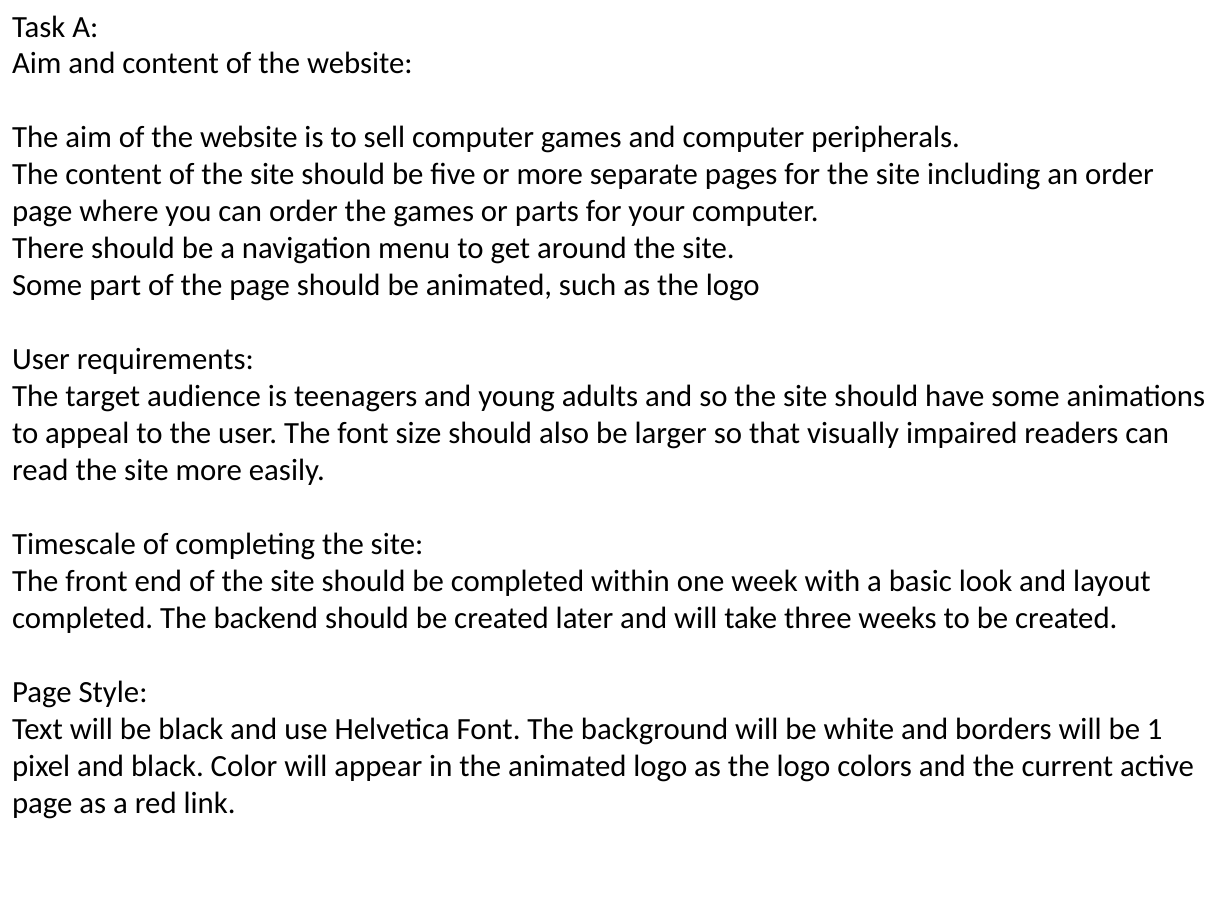
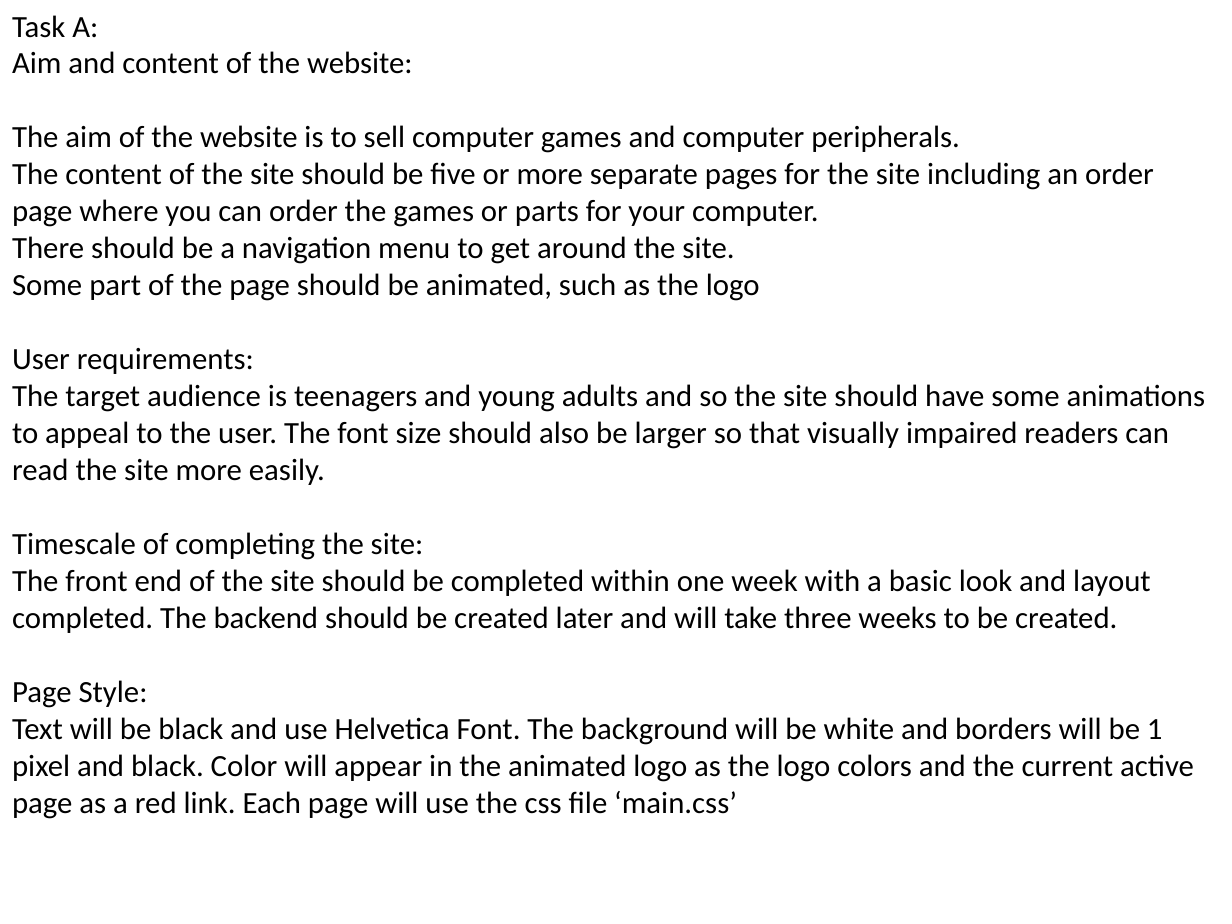
Before and after one commit to Alex139602/html_assessment, a slide deck: slide 1 of assessment_presentation.pptx. Drawn at 1232x924 pixels with LibreOffice and Linux fonts; fonts in the diff are those of the drawing. Boxes give left, top, right and bottom in pixels: in the first picture for what was removed or moved away, otherwise in the second. Text is boxed around its words. In the diff, an @@ line names an element or a change of style, - is before the commit and + after.

```diff
--- a/assessment_presentation.pptx
+++ b/assessment_presentation.pptx
@@ text at (12, 717, 1194, 819): text changed @@
-Text will be black and use Helvetica Font. The background will be white and borders will be 1 pixel and black. Color will appear in the animated logo as the logo colors and the current active page as a red link.
+Text will be black and use Helvetica Font. The background will be white and borders will be 1 pixel and black. Color will appear in the animated logo as the logo colors and the current active page as a red link. Each page will use the css file ‘main.css’
```
Also in this commit, not shown: 8 other slides changed, 6 slides added, 4 other files.
